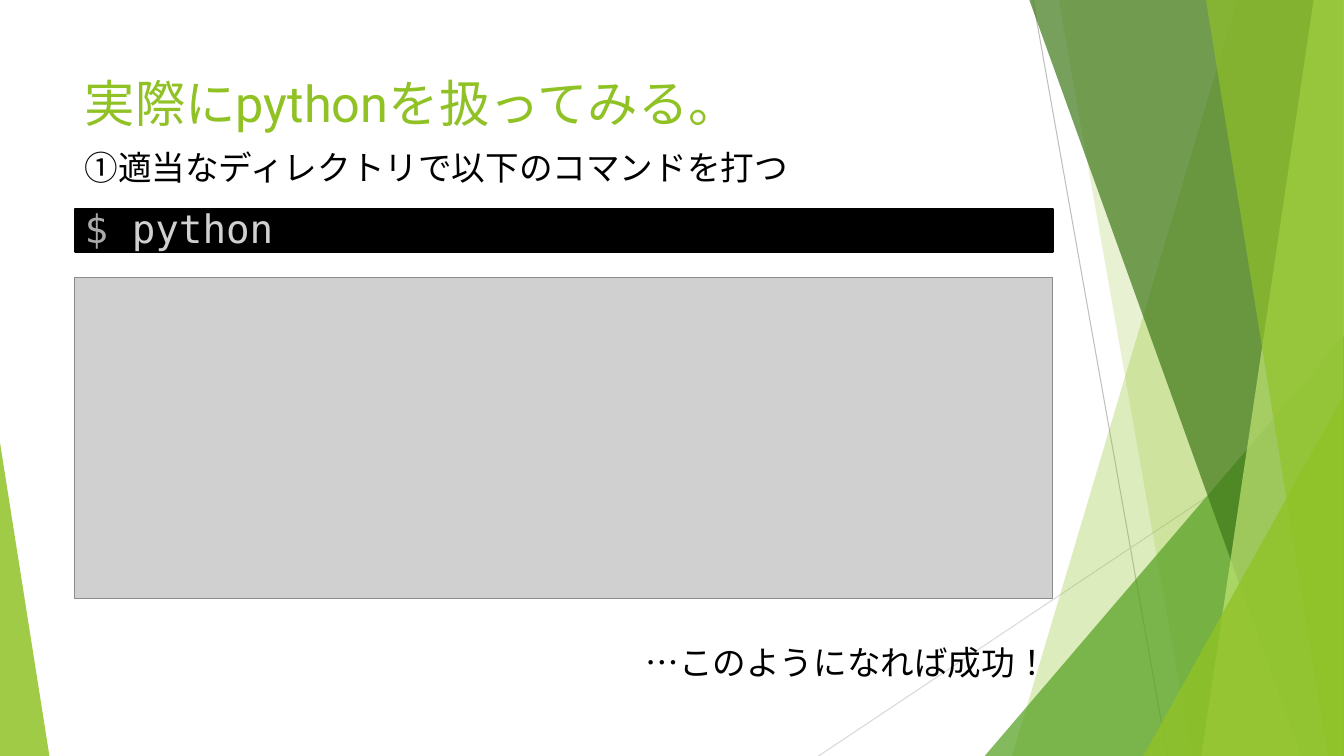
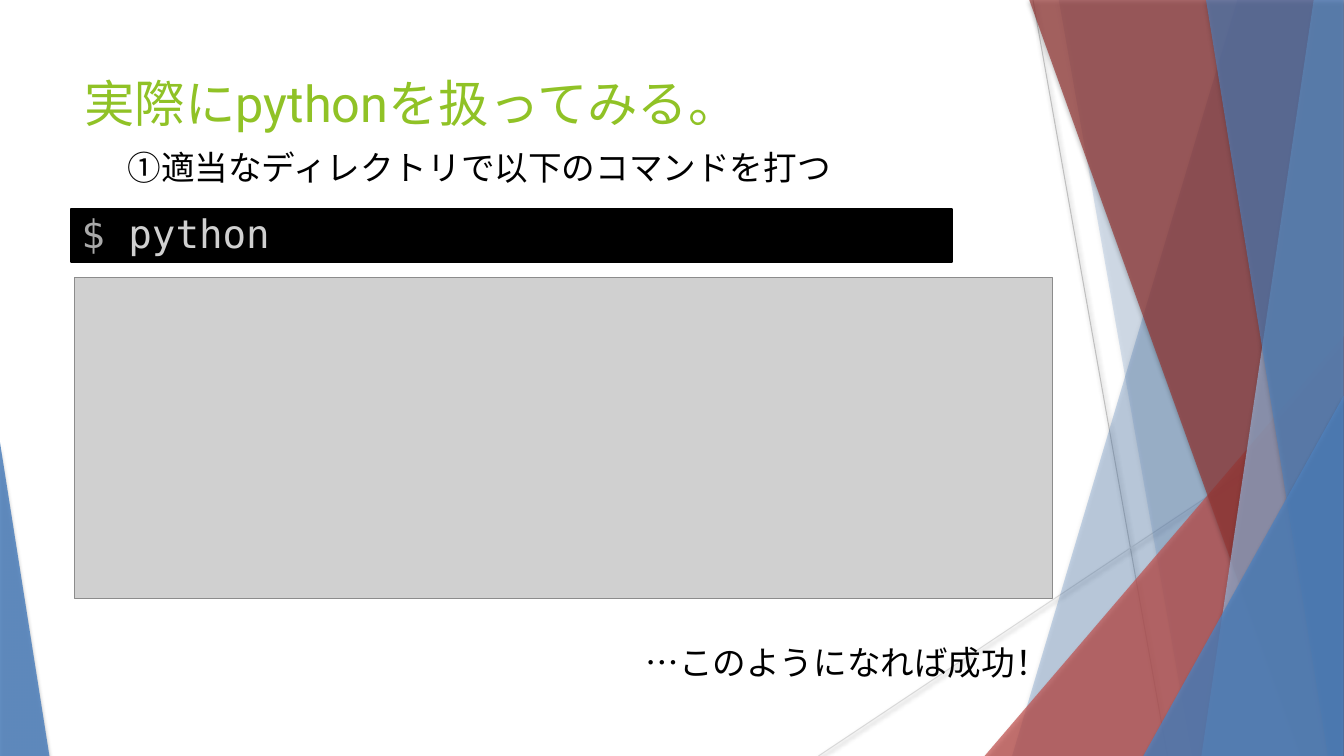
Before and after one commit to matsumotokoki/python_tutrial, a slide deck: slide 3 of Pythonについて.pptx. Drawn at 1344x756 pixels with LibreOffice and Linux fonts; fonts in the diff are those of the drawing; grey boxes stand for pictures. Boxes give left, top, right and bottom in pixels: in the first picture for what was removed or moved away, otherwise in the second. Text is boxed around its words. In the diff, an @@ line names an element or a change of style, - is before the commit and + after.

```diff
--- a/Pythonについて.pptx
+++ b/Pythonについて.pptx
@@ freeform shape at box(1012, 0, 1344, 756): fill #90C226 at 30% opacity to #4F81BD at 30% opacity; shadow on @@
@@ freeform shape at box(1029, 0, 1344, 756): fill #3F7819 at 70% opacity to #953735 at 70% opacity; shadow on @@
@@ line (1033, 0) - (1168, 756): stroke #BFBFBF 0.75 pt to #BFBFBF 0.74 pt @@
@@ freeform shape at box(1059, 0, 1344, 756): fill #90C226 at 20% opacity to #4F81BD at 20% opacity; shadow on; outline redrawn @@
@@ freeform shape at box(1202, 0, 1344, 756): fill #C0E474 at 70% opacity to #95B3D7 at 70% opacity; shadow on @@
@@ freeform shape at box(1206, 0, 1344, 756): fill #90C226 at 65% opacity to #4F81BD at 65% opacity; shadow on @@
@@ text "①適当なディレクトリで以下のコマンドを打つ": place and size @@
-text "①適当なディレクトリで以下のコマンドを打つ" at box(85, 151, 788, 183)
+text "①適当なディレクトリで以下のコマンドを打つ" at box(127, 151, 830, 183)
@@ rectangle "$ python": place and size @@
-rectangle "$ python" at box(75, 204, 1053, 256)
+rectangle "$ python" at box(72, 210, 953, 262)
@@ rectangle "$ python" at box(72, 210, 953, 262): text to rectangle @@
@@ triangle at box(985, 336, 1344, 756): fill #54A021 at 72% opacity to #C0504D at 72% opacity; shadow on @@
@@ line (1344, 406) - (819, 756): stroke #D9D9D9 0.75 pt to #D9D9D9 0.74 pt @@
@@ triangle at box(1143, 396, 1344, 756): fill #90C226 at 80% opacity to #4F81BD at 80% opacity; shadow on @@
@@ triangle at box(0, 443, 49, 756): fill #90C226 at 85% opacity to #4F81BD at 85% opacity; shadow on @@
```
Also in this commit, not shown: 15 other slides changed.
